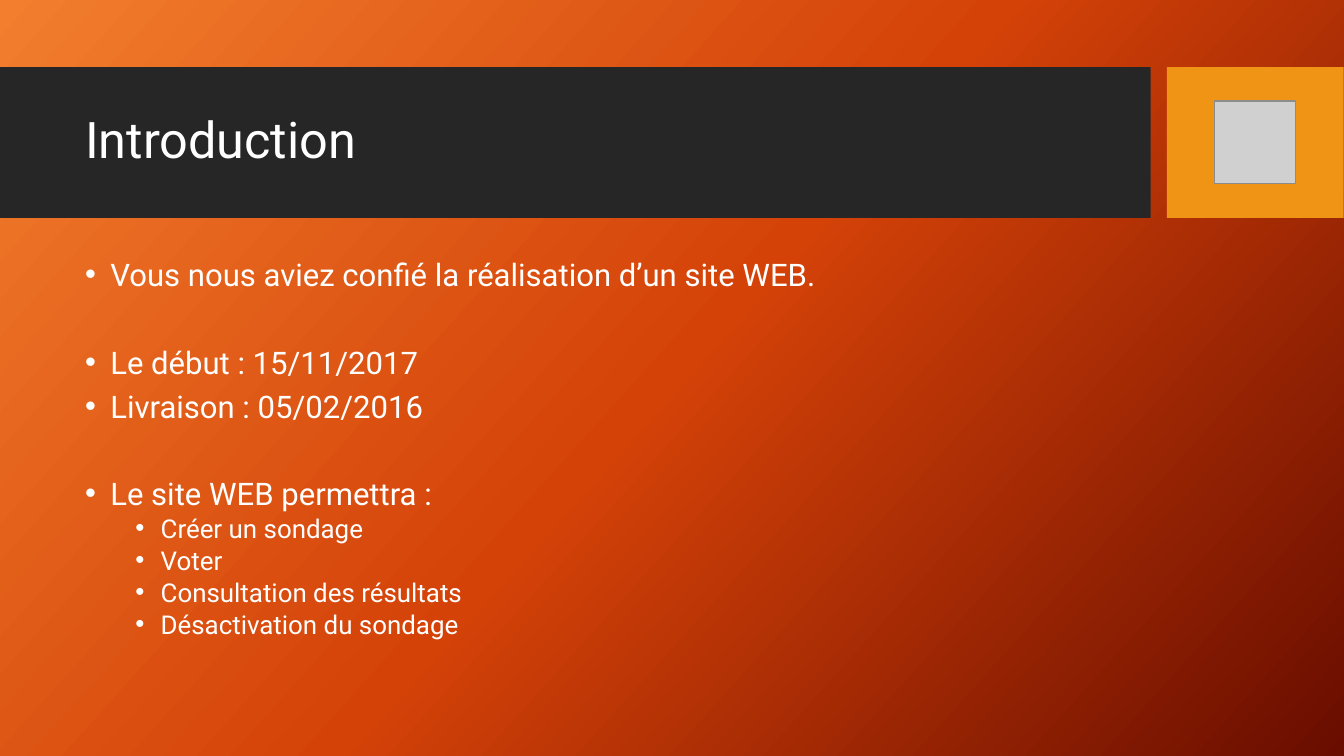
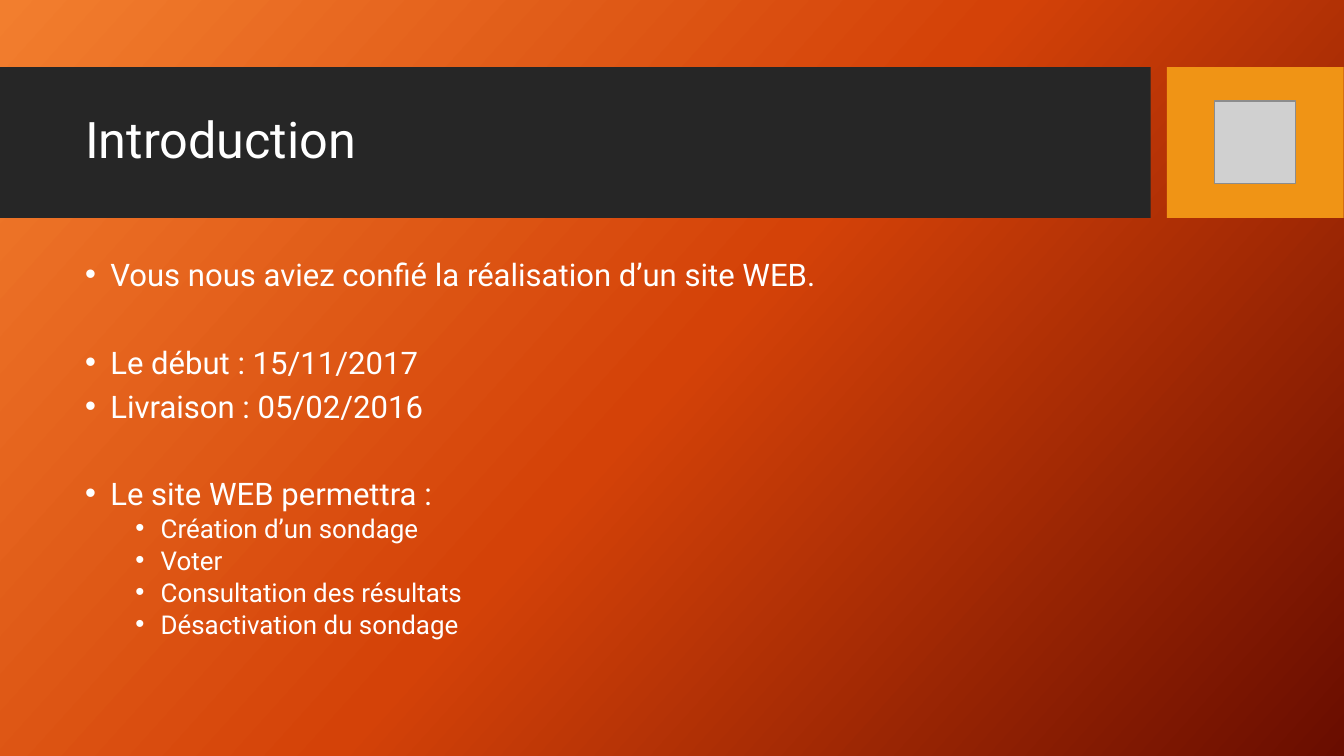
Before and after one commit to cedricbannelier/Projet1, a slide deck: slide 3 of DossierPresentation/Présentation.pptx. Drawn at 1344x756 pixels with LibreOffice and Linux fonts; fonts in the diff are those of the drawing; grey boxes stand for pictures; background and template pictures are left out. Boxes give left, top, right and bottom in pixels: in the first picture for what was removed or moved away, otherwise in the second. Text is boxed around its words. In the diff, an @@ line names an element or a change of style, - is before the commit and + after.

```diff
--- a/DossierPresentation/Présentation.pptx
+++ b/DossierPresentation/Présentation.pptx
@@ text at [161, 518, 418, 544]: text changed @@
-  • Créer un sondage
+  • Création d’un sondage
```
Also in this commit, not shown: 2 other slides changed, 1 slide removed.
